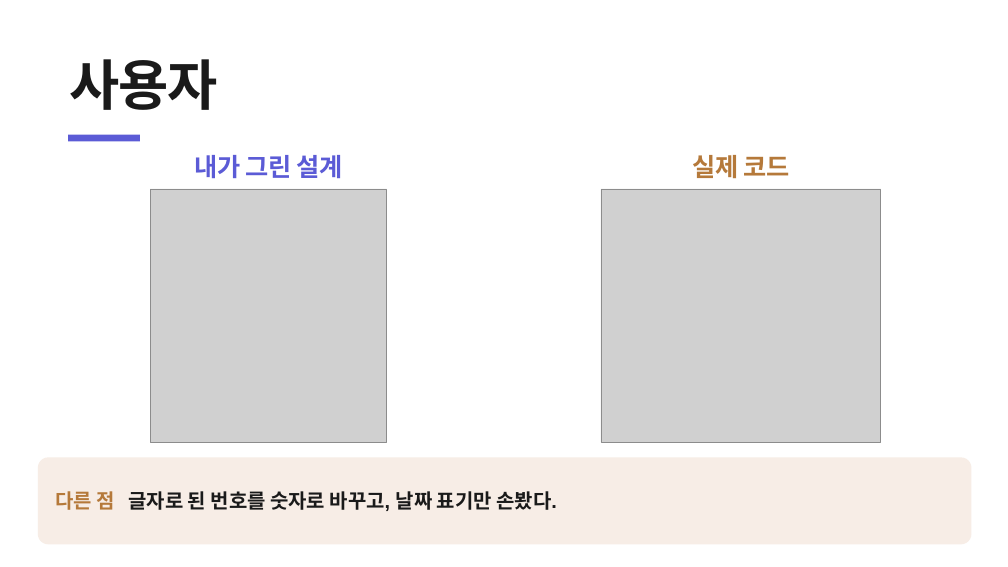
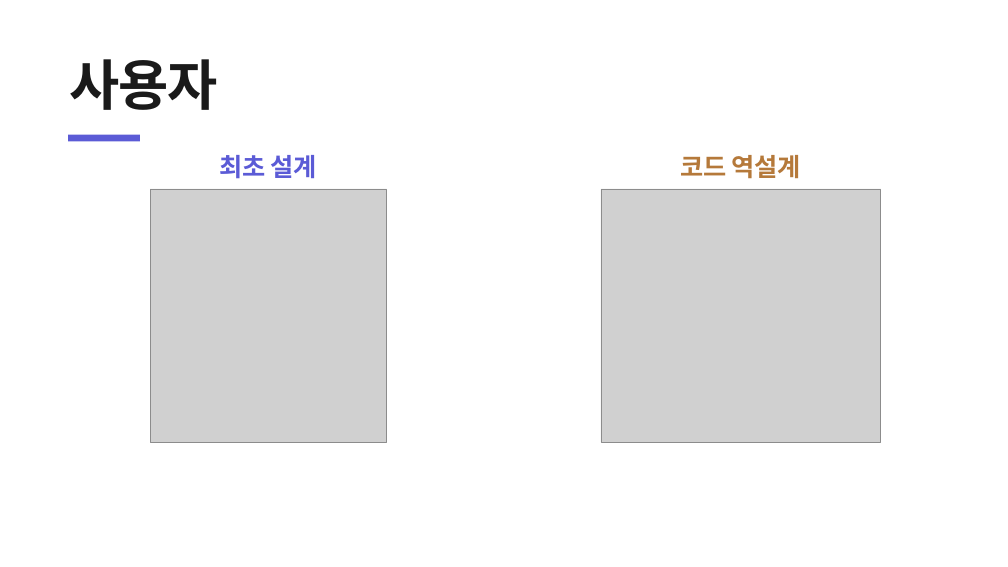
Before and after one commit to heyoonyoon/distributed-programming, a slide deck: slide 10 of docs/presentation/보험발표-figma.pptx. Drawn at 1008x567 pixels with LibreOffice and Linux fonts; fonts in the diff are those of the drawing; grey boxes stand for pictures. Boxes give left, top, right and bottom in pixels: in the first picture for what was removed or moved away, otherwise in the second. Text is boxed around its words. In the diff, an @@ line names an element or a change of style, - is before the commit and + after.

```diff
--- a/docs/presentation/보험발표-figma.pptx
+++ b/docs/presentation/보험발표-figma.pptx
@@ text at bbox=[220, 155, 317, 179]: text changed @@
-내가 그린 설계
+최초 설계
@@ text at bbox=[681, 155, 801, 179]: text changed @@
-실제 코드
+코드 역설계
@@ rounded rectangle removed at bbox=[38, 457, 972, 544] @@
-다른 점 글자로 된 번호를 숫자로 바꾸고, 날짜 표기만 손봤다.
```
Also in this commit, not shown: 26 other slides changed, 8 slides added, 4 slides removed, 1 other file.
